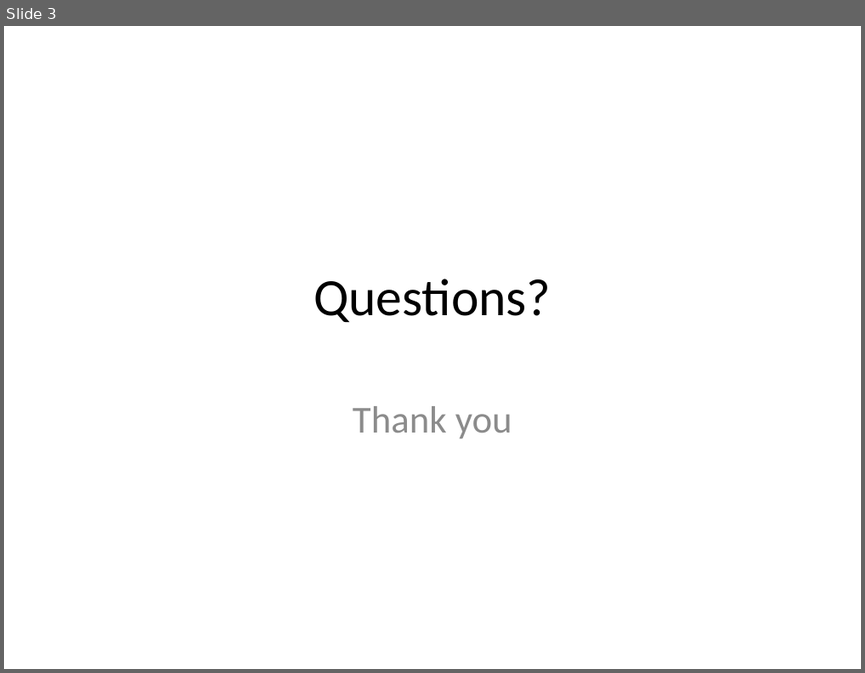
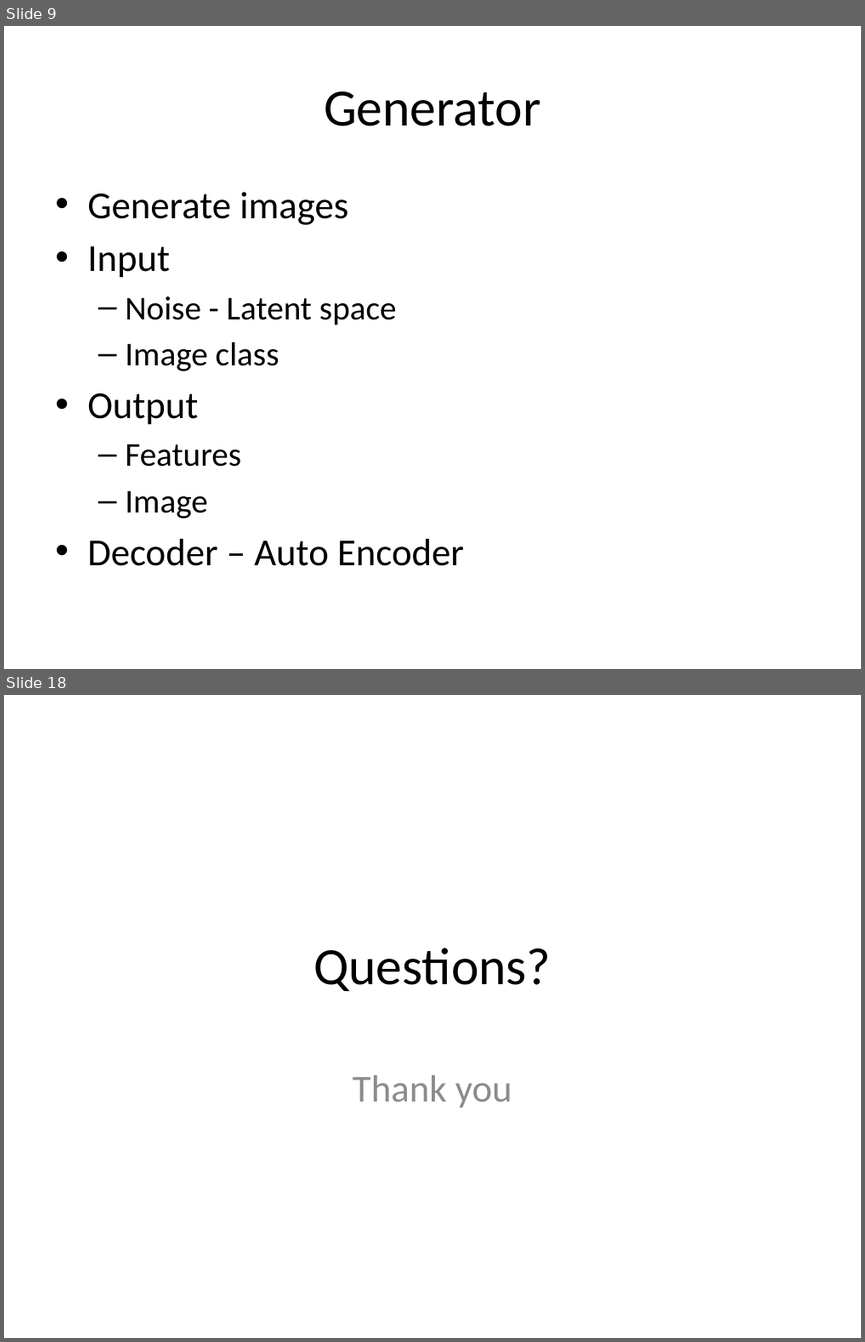
Before and after one commit to look4pritam/GenerativeAdversarialNetworks, a slide deck: Presentations/GenerativeAdversarialNetwork.pptx. Shown one above the other, each under a label of ours: slide 3 before the commit, slides 9 and 18 after it; the slides between them are not shown. The pictures are 865x673 and 865x1342 pixels, drawn with LibreOffice and Linux fonts; fonts in the diff are those of the drawing. Boxes give left, top, right and bottom in pixels: in the first picture for what was removed or moved away, otherwise in the second. Text is boxed around its words. In the diff, an @@ line names an element or a change of style, - is before the commit and + after.

```diff
--- a/Presentations/GenerativeAdversarialNetwork.pptx
+++ b/Presentations/GenerativeAdversarialNetwork.pptx
@@ slide 9 added at box(4, 26, 861, 669), background #FFFFFF @@
@@ title added at box(324, 91, 540, 126), 44 pt, text #000000 @@
+Generator
@@ text added at box(87, 192, 464, 566), 32 pt, text #000000 @@
+• Generate images
+• Input
+  – Noise - Latent space
+  – Image class
+• Output
+  – Features
+  – Image
+• Decoder – Auto Encoder
@@ what was slide 3 is now slide 18 @@
```
Also in this commit, not shown: 1 slide changed, 15 other slides added, 1 slide removed.
